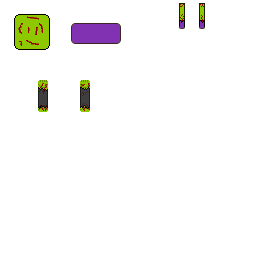
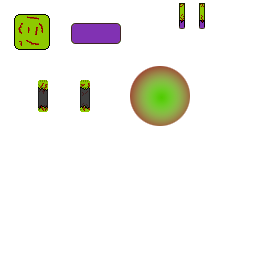
Before/after of a 256px x 256px layered artwork. What changed in the layer stack:
added layer "Layer 1" above "Left Leg" over [130, 66, 190, 126]
